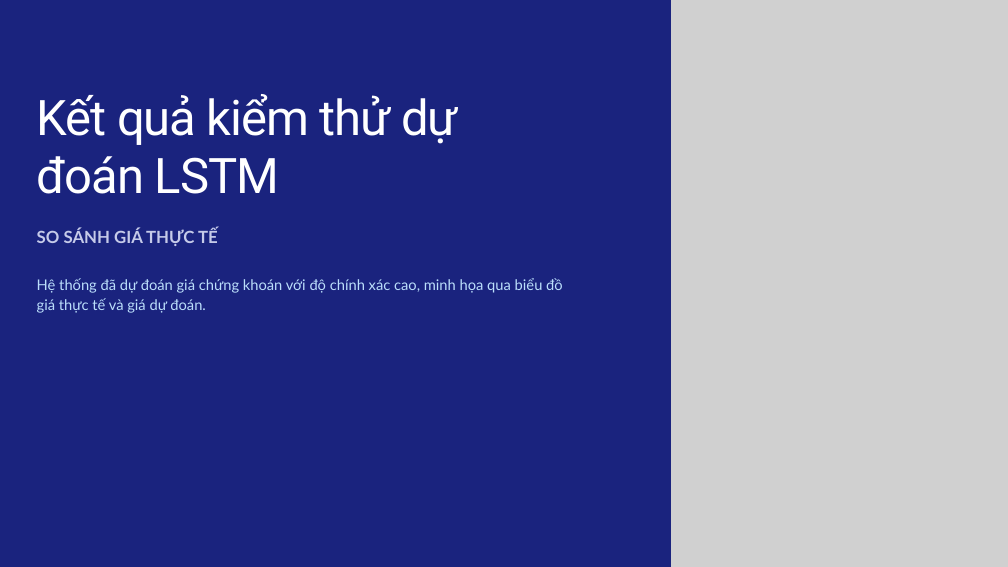
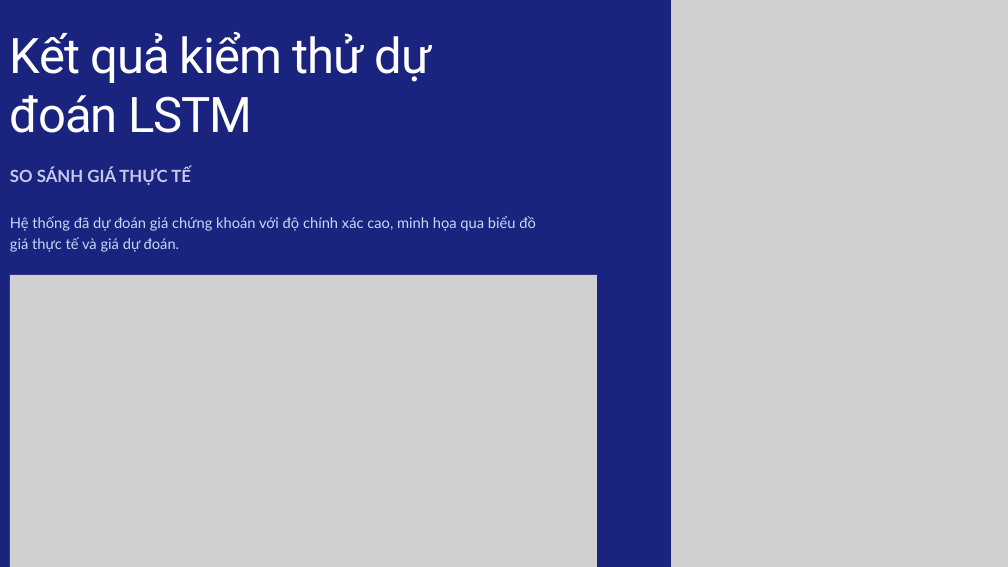
Before and after one commit to nminduo2k5/PTTKPM25-26_N05_Nhom-11-, a slide deck: slide 7 of Documents/Slide/Bài thuyết trình - Hệ thống Multi-Agent Viet Nam Stock.pptx. Drawn at 1008x567 pixels with LibreOffice and Linux fonts; fonts in the diff are those of the drawing; grey boxes stand for pictures. Boxes give left, top, right and bottom in pixels: in the first picture for what was removed or moved away, otherwise in the second. Text is boxed around its words. In the diff, an @@ line names an element or a change of style, - is before the commit and + after.

Commit message:
update

```diff
--- a/Documents/Slide/Bài thuyết trình - Hệ thống Multi-Agent Viet Nam Stock.pptx
+++ b/Documents/Slide/Bài thuyết trình - Hệ thống Multi-Agent Viet Nam Stock.pptx
@@ 3 texts: place and size @@
-3 texts at <box>37,94,563,313</box>
+3 texts at <box>10,32,536,252</box>
@@ picture added at <box>10,275,597,567</box> @@
```
Also in this commit, not shown: 3 other slides changed, 2 slides added, 1 slide removed.
